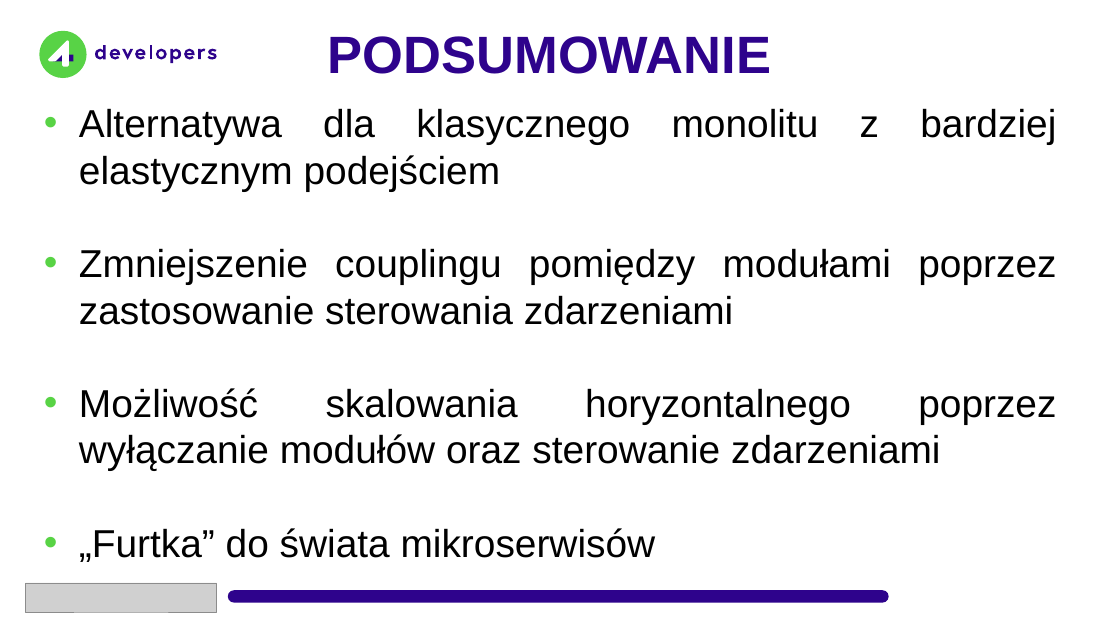
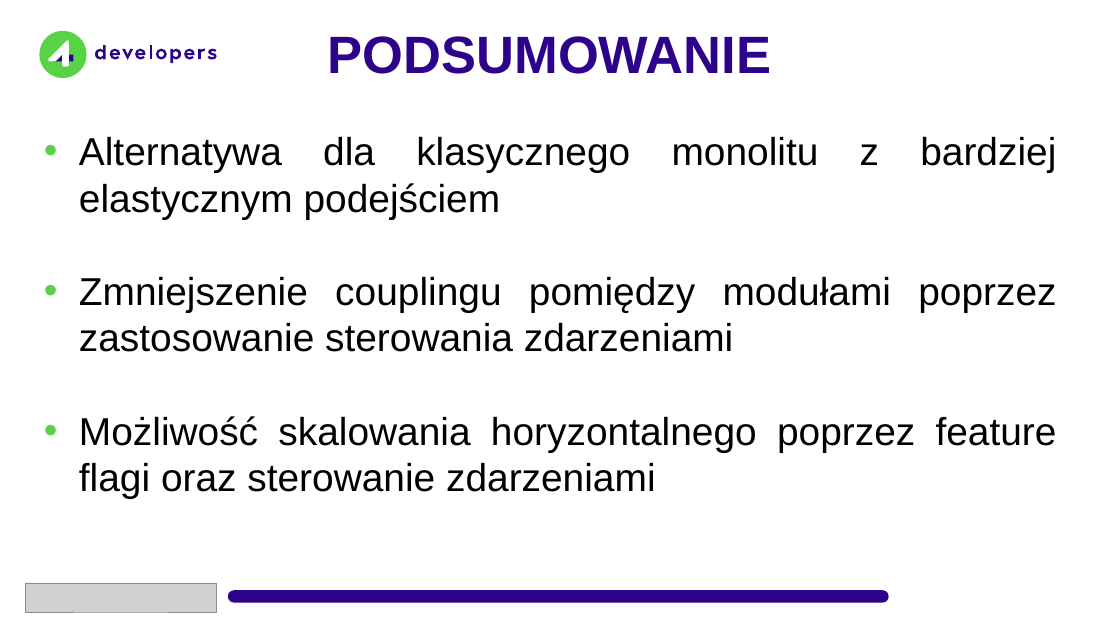
Before and after one commit to kamil-wysocki/4dev2024, a slide deck: slide 11 of 4Developers 2024.pptx. Drawn at 1120x630 pixels with LibreOffice and Linux fonts; fonts in the diff are those of the drawing; grey boxes stand for pictures; background and template pictures are left out. Boxes give left, top, right and bottom in pixels: in the first picture for what was removed or moved away, otherwise in the second. Text is boxed around its words. In the diff, an @@ line names an element or a change of style, - is before the commit and + after.

Commit message:
Final version presentation

```diff
--- a/4Developers 2024.pptx
+++ b/4Developers 2024.pptx
@@ text "Alternatywa dla klasycznego monolitu z ...": place and size @@
-text "Alternatywa dla klasycznego monolitu z ..." at (79, 108, 1056, 562)
+text "Alternatywa dla klasycznego monolitu z ..." at (79, 136, 1057, 499)
@@ text at (79, 416, 1057, 499): text changed @@
-• Możliwość skalowania horyzontalnego poprzez wyłączanie modułów oraz sterowanie zdarzeniami
-• „Furtka” do świata mikroserwisów
+• Możliwość skalowania horyzontalnego poprzez feature flagi oraz sterowanie zdarzeniami
```
Also in this commit, not shown: 1 slide added.
